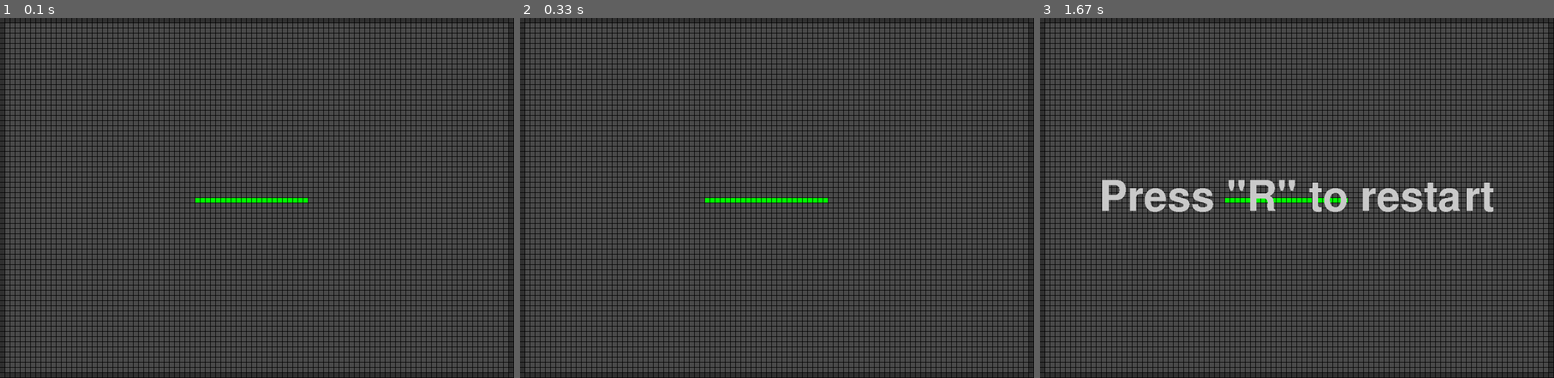
Above: before the commit, frames 1-3 (left to right).
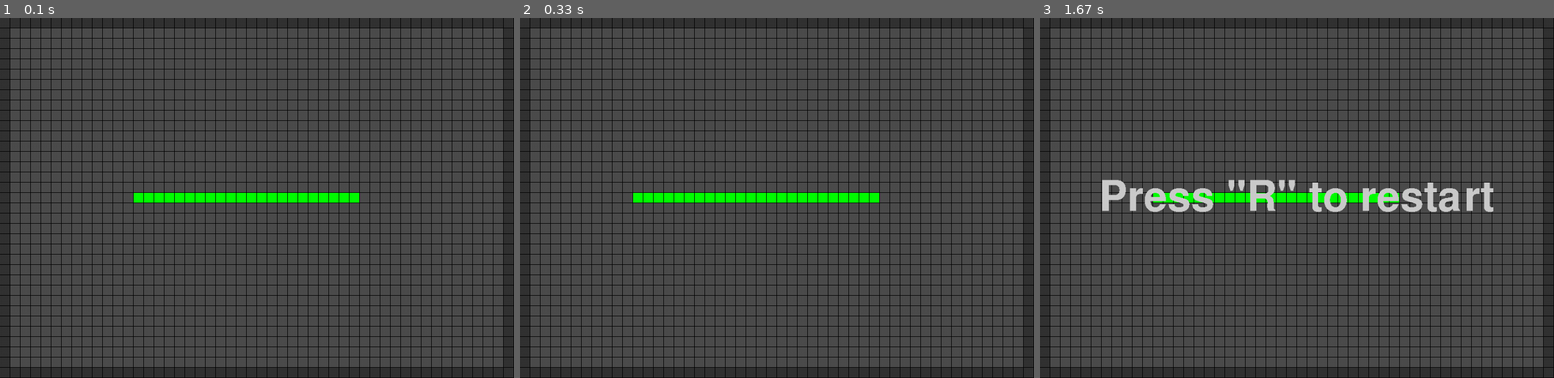
Above: after the commit, the same moments.

Repository: hsadler/learn-pygame
Game: pygame game, started from my_games/snake/snake.py
Same seed, same stepped clock (60 frames per second), same inputs: the game is played once before the commit and once after it.
Inputs:
- Up to frame 1 (0.1 s): no input
- Up to frame 2 (0.33 s): no input
- Up to frame 3 (1.67 s): hold Right 0.33-0.8 s

The runs differ from the first frame. In frame 1, 14% of the frame differs, in the area x 0-100%, y 0-100%; in frame 2, 14%; in frame 3, 14%.

Commit message:
update config, add code comments

Diff:
--- a/my_games/snake/lib/business/game.py
+++ b/my_games/snake/lib/business/game.py
@@ -196,6 +196,7 @@
 				removed_tail_model = self.snake.move_snake(new_head=new_head)
 		return new_head, removed_tail_model
 
+
 	def check_restart(self):
 		pygame = self.game.pygame
 		config = self.game.config
--- a/my_games/snake/lib/model/config.py
+++ b/my_games/snake/lib/model/config.py
@@ -14,8 +14,8 @@
 
 	BG_COLOR = pygame.Color('black')
 
-	BLOCK_PX_WIDTH = 10
-	BLOCK_PX_HEIGHT = 10
+	BLOCK_PX_WIDTH = 20
+	BLOCK_PX_HEIGHT = 20
 	BLOCK_STROKE_COLOR = pygame.Color('black')
 	BLOCK_STROKE_PX_WIDTH = 1
 
--- a/my_games/snake/snake.py
+++ b/my_games/snake/snake.py
@@ -19,6 +19,7 @@
 		while game.get_running():
 			game_bl.run_game_loop()
 
+	# while restart is active, run the game
 	while game.get_restart():
 		run_game()
 
